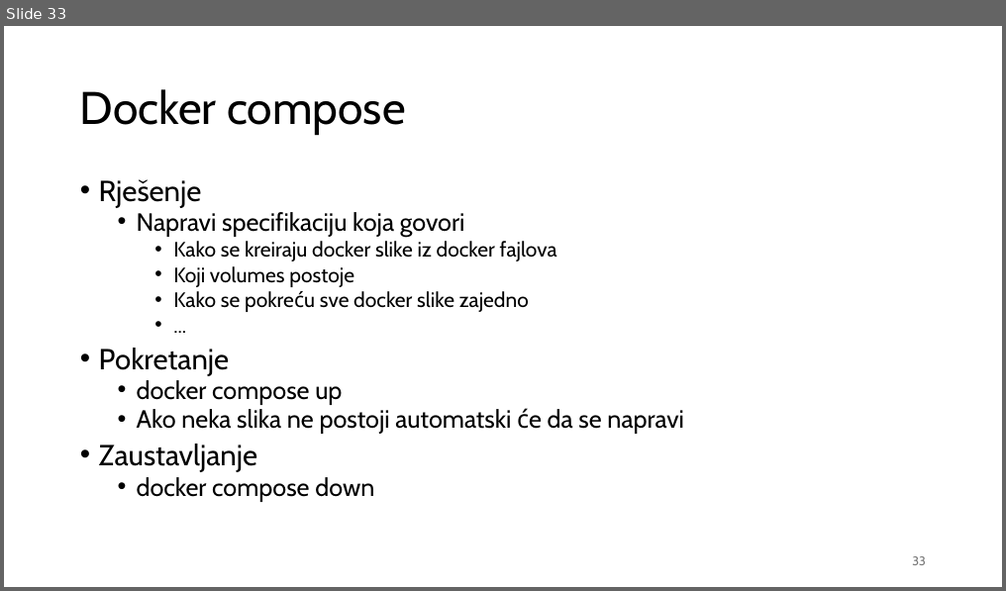
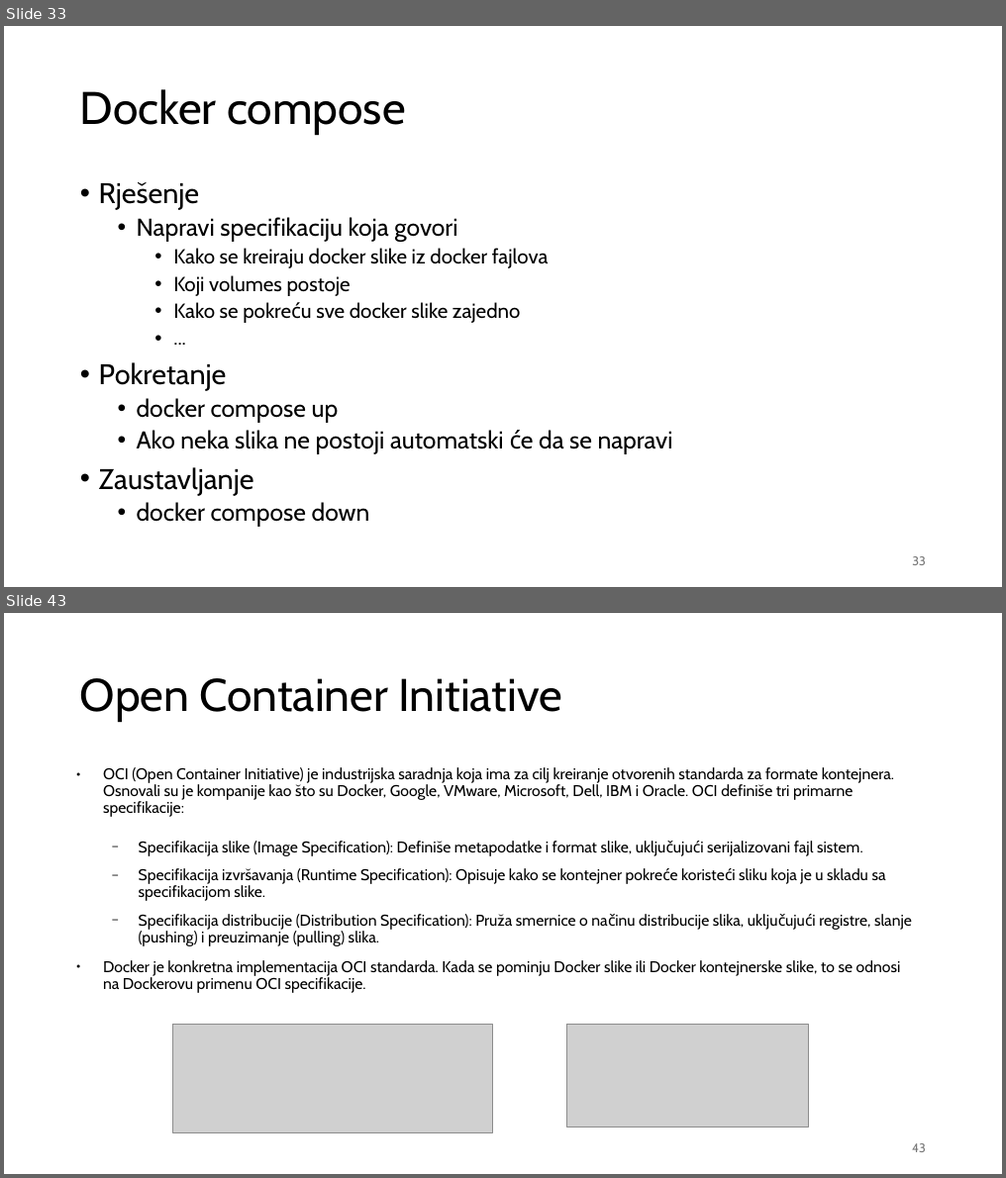
Before and after one commit to nnMan1/operativni_sistemi_2024, a slide deck: Materijali/docker/Docker.pptx. Shown one above the other, each under a label of ours: slide 33 before the commit, slides 33 and 43 after it; the slides between them are not shown. The pictures are 1006x591 and 1006x1178 pixels, drawn with LibreOffice and Linux fonts; fonts in the diff are those of the drawing; grey boxes stand for pictures. Boxes give left, top, right and bottom in pixels: in the first picture for what was removed or moved away, otherwise in the second. Text is boxed around its words. In the diff, an @@ line names an element or a change of style, - is before the commit and + after.

```diff
--- a/Materijali/docker/Docker.pptx
+++ b/Materijali/docker/Docker.pptx
@@ slide 43 added at (4,613,1002,1174), background #FFFFFF @@
@@ title added at (80,678,562,722), 44 pt, text #000000 @@
+Open Container Initiative
@@ text added at (103,767,912,993), 15 pt, text #000000 @@
+● OCI (Open Container Initiative) je industrijska saradnja koja ima za cilj kreiranje otvorenih standarda za formate kontejnera. Osnovali su je kompanije kao što su Docker, Google, VMware, Microsoft, Dell, IBM i Oracle. OCI definiše tri primarne specifikacije:
+  − Specifikacija slike (Image Specification): Definiše metapodatke i format slike, uključujući serijalizovani fajl sistem.
+  − Specifikacija izvršavanja (Runtime Specification): Opisuje kako se kontejner pokreće koristeći sliku koja je u skladu sa specifikacijom slike.
+  − Specifikacija distribucije (Distribution Specification): Pruža smernice o načinu distribucije slika, uključujući registre, slanje (pushing) i preuzimanje (pulling) slika.
+● Docker je konkretna implementacija OCI standarda. Kada se pominju Docker slike ili Docker kontejnerske slike, to se odnosi na Dockerovu primenu OCI specifikacije.
@@ picture added at (172,1025,492,1134) @@
@@ picture added at (567,1025,809,1128) @@
@@ page number added at (912,1144,926,1153), 12 pt, text #797979 @@
+43
@@ slide 33 changed as well @@
@@ text "Rješenje" at (99,182,673,527): size 28 to 27.4 pt in "Rješenje", "Pokretanje", "Zaustavljanje"; size 24 to 23.5 pt in "Napravi specifikaciju koja govori", "docker compose up", "Ako neka slika ne postoji automatski će ...", "docker compose down"; size 20 to 19.6 pt in "Kako se kreiraju docker slike iz docker ...", "Koji volumes postoje", "Kako se pokreću sve docker slike zajedno", "..."; line spacing 0.8 to 0.9 @@
```
Also in this commit, not shown: 20 other slides changed, 10 other slides added, 1 slide removed.
